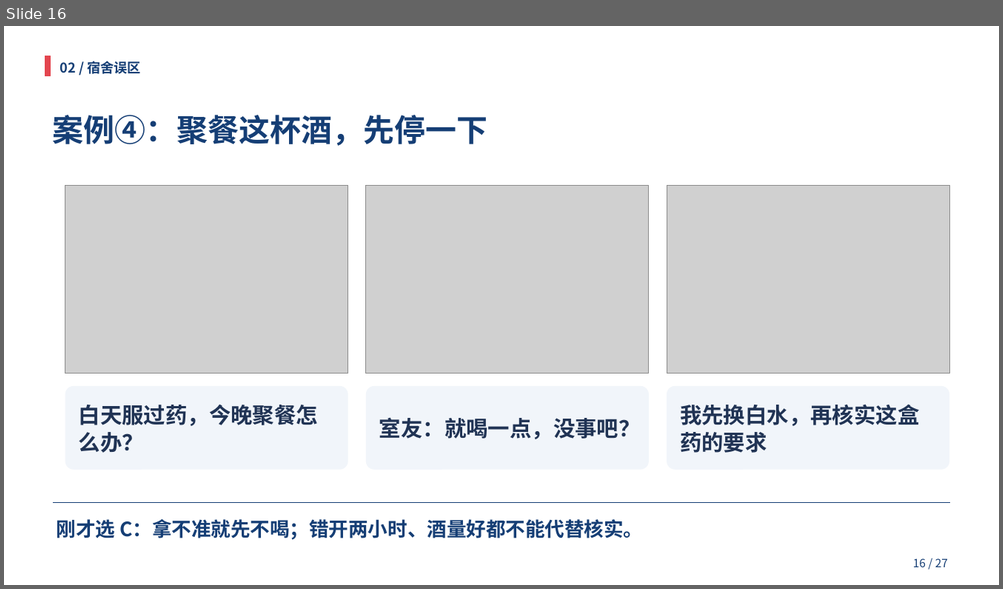
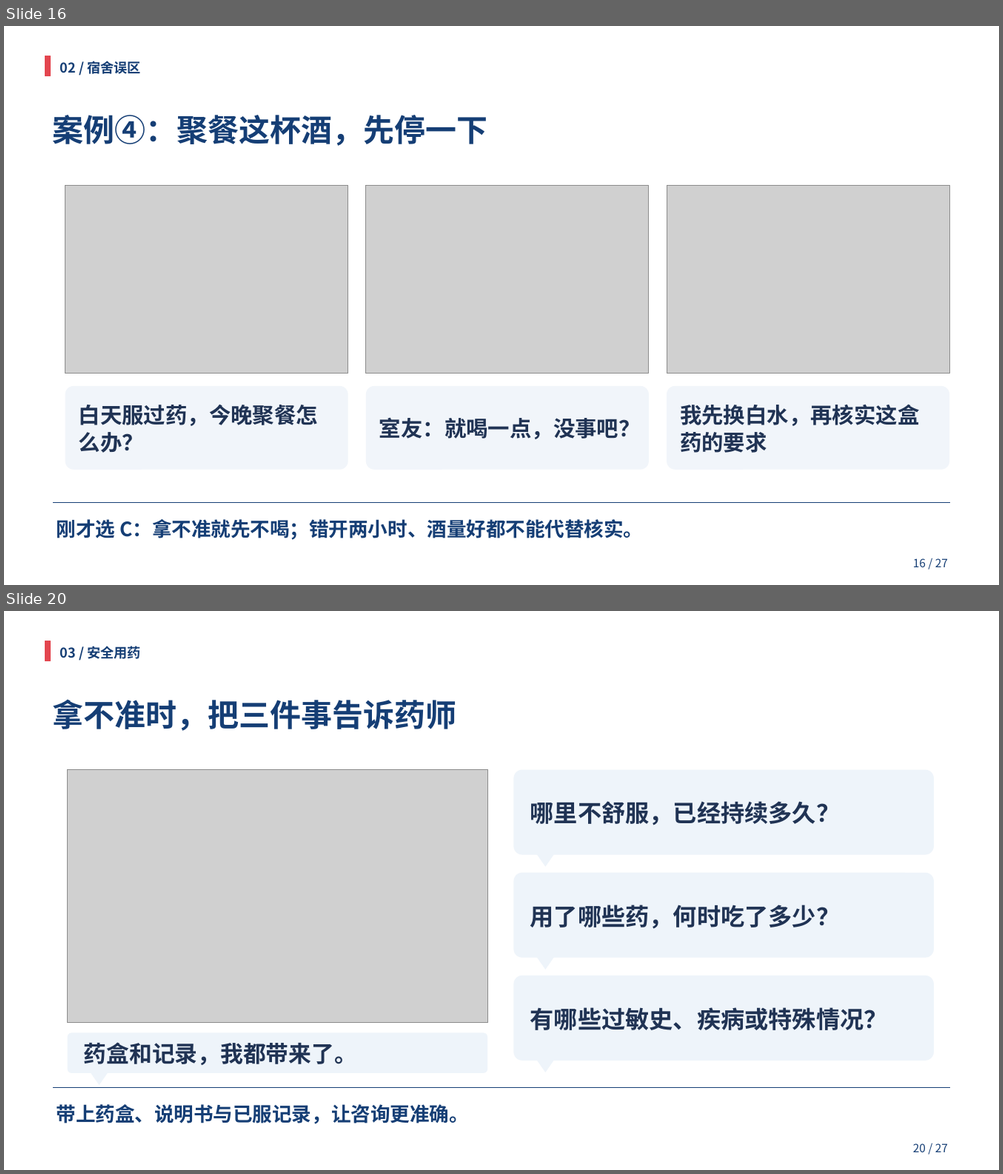
Before and after one commit to HOU-snowyfly/PPTbuilder, a slide deck: 交付文件/合理用药_双人35分钟.pptx. Shown one above the other, each under a label of ours: slide 16 before the commit, slides 16 and 20 after it; the slides between them are not shown. The pictures are 1003x589 and 1003x1174 pixels, drawn with LibreOffice and Linux fonts; fonts in the diff are those of the drawing; grey boxes stand for pictures. Boxes give left, top, right and bottom in pixels: in the first picture for what was removed or moved away, otherwise in the second. Text is boxed around its words. In the diff, an @@ line names an element or a change of style, - is before the commit and + after.

```diff
--- a/交付文件/合理用药_双人35分钟.pptx
+++ b/交付文件/合理用药_双人35分钟.pptx
@@ slide 20 added at <box>4,611,999,1170</box>, background #FFFFFF @@
@@ rectangle added at <box>45,641,51,661</box>, fill #E3464F, outline #E3464F 0.75 pt @@
@@ text added at <box>60,646,141,659</box>, 13 pt, text #153E75, bold @@
+03 / 安全用药
@@ text added at <box>53,699,457,731</box>, 30 pt, text #153E75, bold @@
+拿不准时，把三件事告诉药师
@@ picture added at <box>68,770,487,1023</box> @@
@@ rounded rectangle added at <box>514,770,933,855</box>, fill #EEF4FA @@
@@ text added at <box>530,801,840,826</box>, 23 pt, text #203354, bold @@
+哪里不舒服，已经持续多久？
@@ triangle added at <box>536,854,555,867</box>, fill #EEF4FA @@
@@ rounded rectangle added at <box>514,873,933,958</box>, fill #EEF4FA @@
@@ text added at <box>530,905,840,929</box>, 23 pt, text #203354, bold @@
+用了哪些药，何时吃了多少？
@@ triangle added at <box>536,957,555,970</box>, fill #EEF4FA @@
@@ rounded rectangle added at <box>514,976,933,1061</box>, fill #EEF4FA @@
@@ text added at <box>530,1008,888,1031</box>, 23 pt, text #203354, bold @@
+有哪些过敏史、疾病或特殊情况？
@@ rounded rectangle added at <box>68,1034,487,1073</box>, fill #EEF4FA @@
@@ text added at <box>84,1042,357,1065</box>, 22 pt, text #203354, bold @@
+药盒和记录，我都带来了。
@@ triangle added at <box>90,1072,108,1085</box>, fill #EEF4FA @@
@@ triangle added at <box>536,1059,555,1073</box>, fill #EEF4FA @@
@@ line added from (53, 1088) to (950, 1088), #153E75 0.7 pt @@
@@ text added at <box>57,1105,469,1125</box>, 19 pt, text #153E75, bold @@
+带上药盒、说明书与已服记录，让咨询更准确。
@@ text added at <box>913,1144,948,1153</box>, 11 pt, text #153E75 @@
+20 / 27
```
Also in this commit, not shown: 13 slides changed, 2 other slides added, 4 slides removed, 1 other file.
